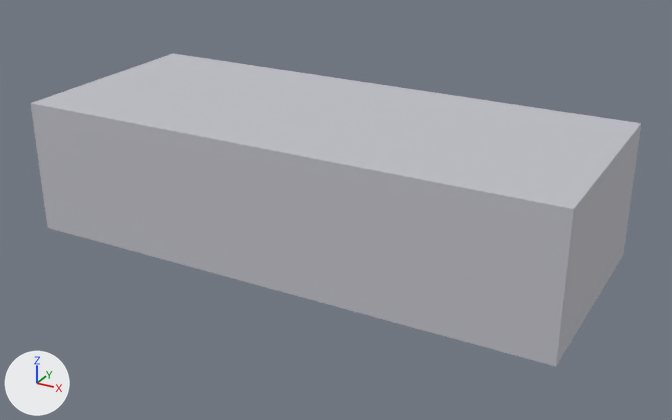
The glTF model public/engine-parts/mvp/v3-part-light-traeger-01.glb: old version first, new version second.
Camera for both pictures: a 50 mm lens placed at (0.93, -1.647, 0.754), pointed at (0.032, -0.014, -0.062). Every picture has the same lights, and +X, +Y and +Z are marked at lower left. The first picture is the older version.

Names of what the first picture shows: 'light_traeger_01'.
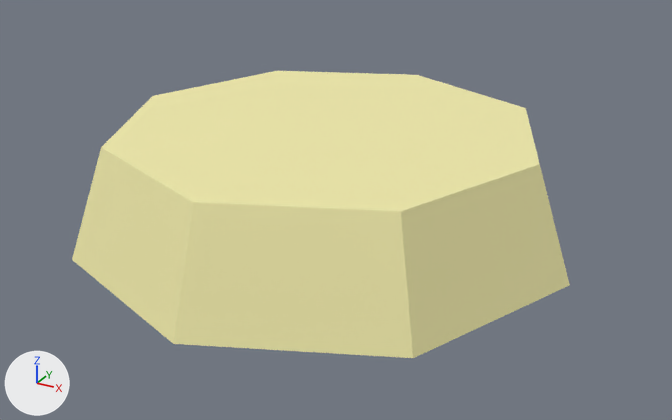
Pixel boxes [x1, y1, x2, y2] of what changed, in the pictures (672 x 420 px):
'light_traeger_01', recoloured, reshaped (18% narrower, 8% shorter): before [31, 54, 641, 366]; after [72, 71, 570, 358]

The edits, one by one:
Material 'light_traeger_01_meshMat' (mat_light_traeger_01_meshmat) changes colour from light grey #c4c4cb to beige #f9f3b3; in linear values from (0.55, 0.55, 0.6) to (0.95, 0.9, 0.45).
me_light_traeger_01_mesh is used by ob_light_traeger_01; location (0.0, 0.0, 0.0).
me_light_traeger_01_mesh had 8 vertices, 12 faces and spanned x -0.6..0.6, y -0.25..0.25, z -0.15..0.15.
me_light_traeger_01_mesh now has 18 vertices, 32 faces and spans x -0.55..0.55, y -0.55..0.55, z -0.12..0.12.
me_light_traeger_01_mesh part 1: the whole mesh is rebuilt.
